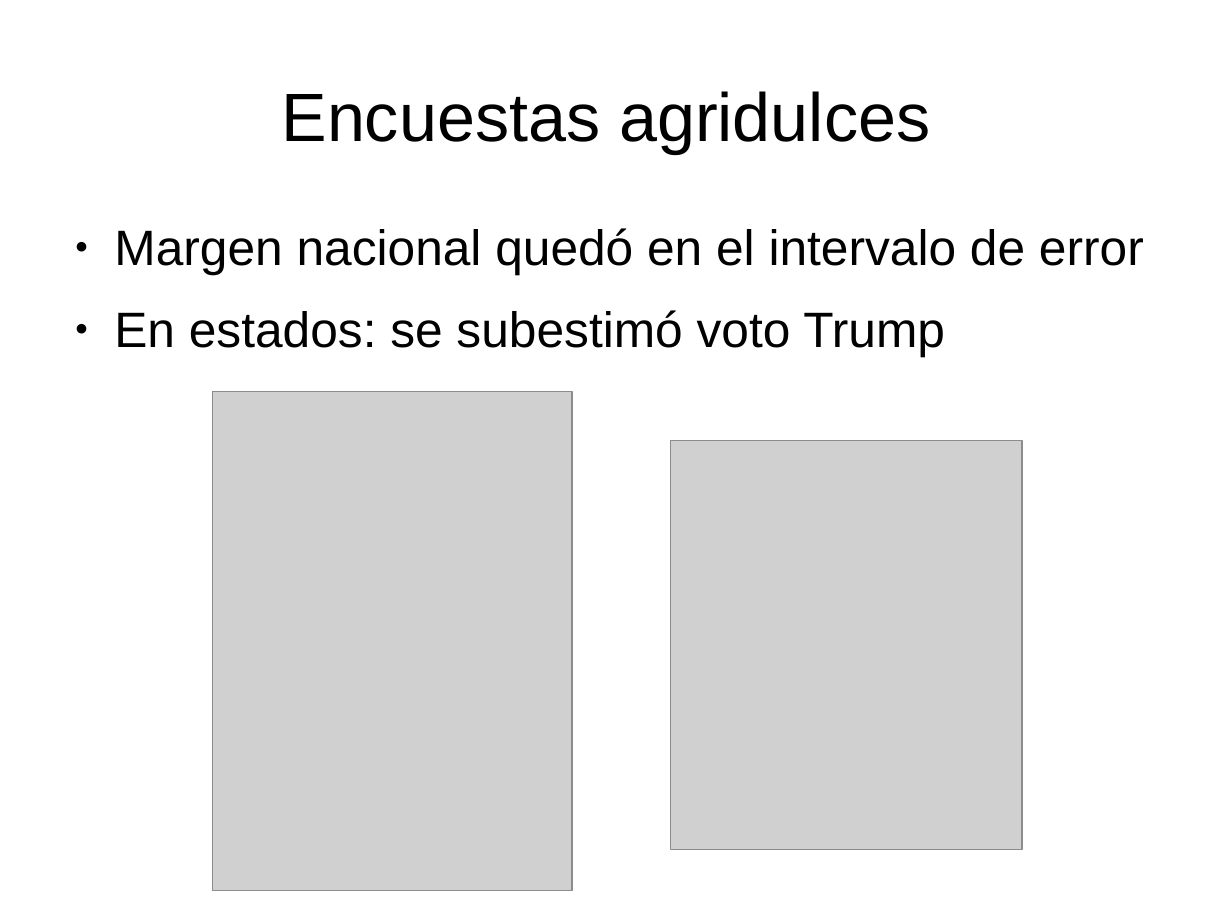
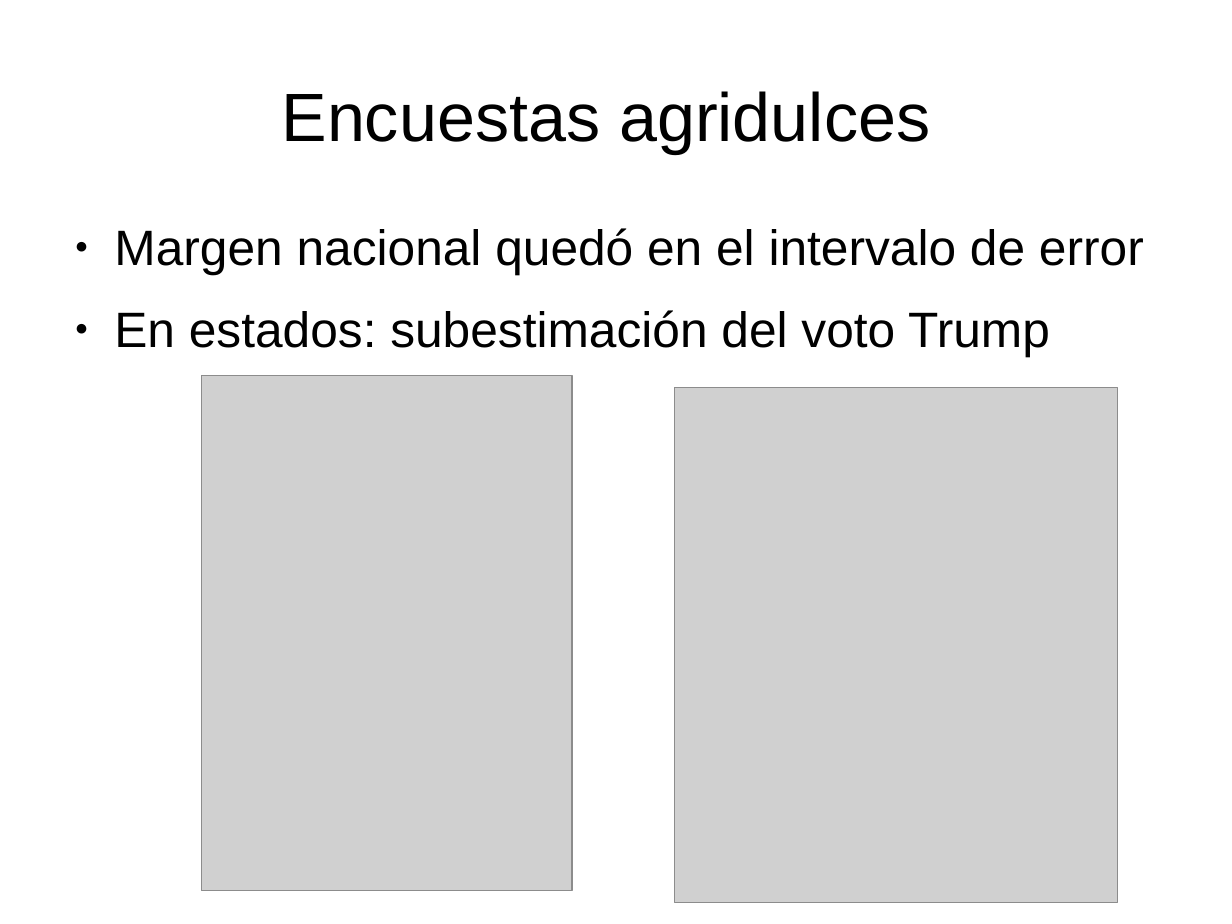
Before and after one commit to emagar/oas-eom-usa2020, a slide deck: slide 10 of presentations/mesa-itam-2020/pres-2020.odp. Drawn at 1232x924 pixels with LibreOffice and Linux fonts; fonts in the diff are those of the drawing; grey boxes stand for pictures. Boxes give left, top, right and bottom in pixels: in the first picture for what was removed or moved away, otherwise in the second. Text is boxed around its words. In the diff, an @@ line names an element or a change of style, - is before the commit and + after.

```diff
--- a/presentations/mesa-itam-2020/pres-2020.odp
+++ b/presentations/mesa-itam-2020/pres-2020.odp
@@ text at (114, 310, 1050, 357): text changed @@
-● En estados: se subestimó voto Trump
+● En estados: subestimación del voto Trump
@@ picture: place and size @@
-picture at (212, 391, 572, 891)
+picture at (201, 376, 572, 891)
@@ picture: place and size @@
-picture at (671, 440, 1023, 850)
+picture at (675, 388, 1118, 902)
```
Also in this commit, not shown: 2 other slides changed, 4 other files.
